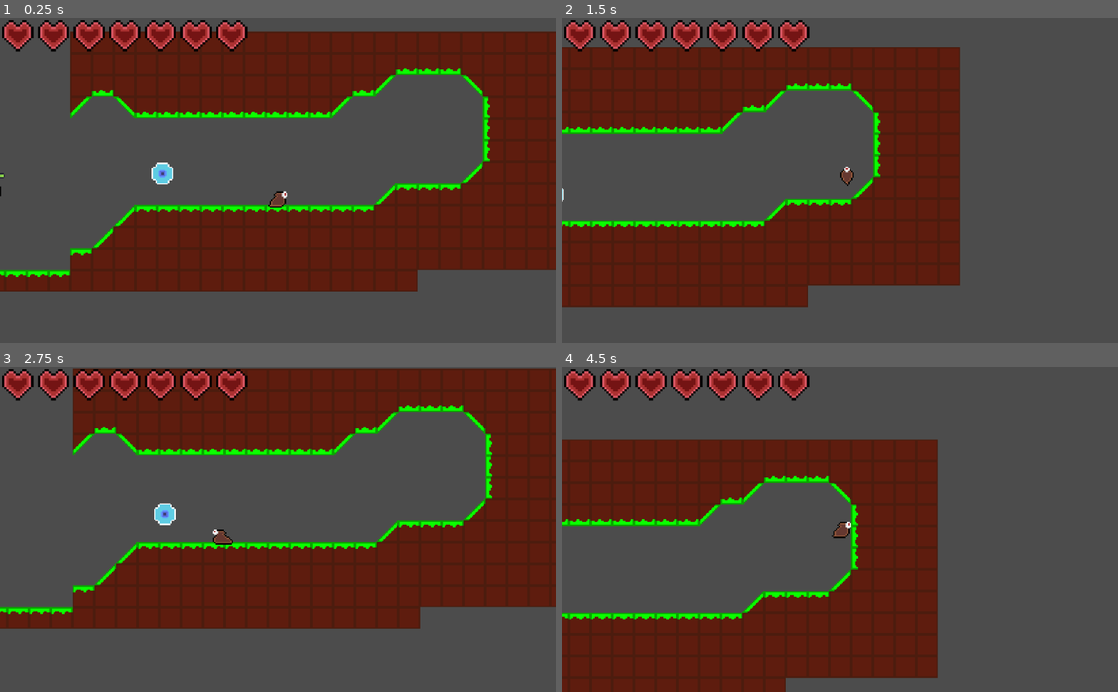
Above: before the commit, frames 1-4 (two rows, left to right).
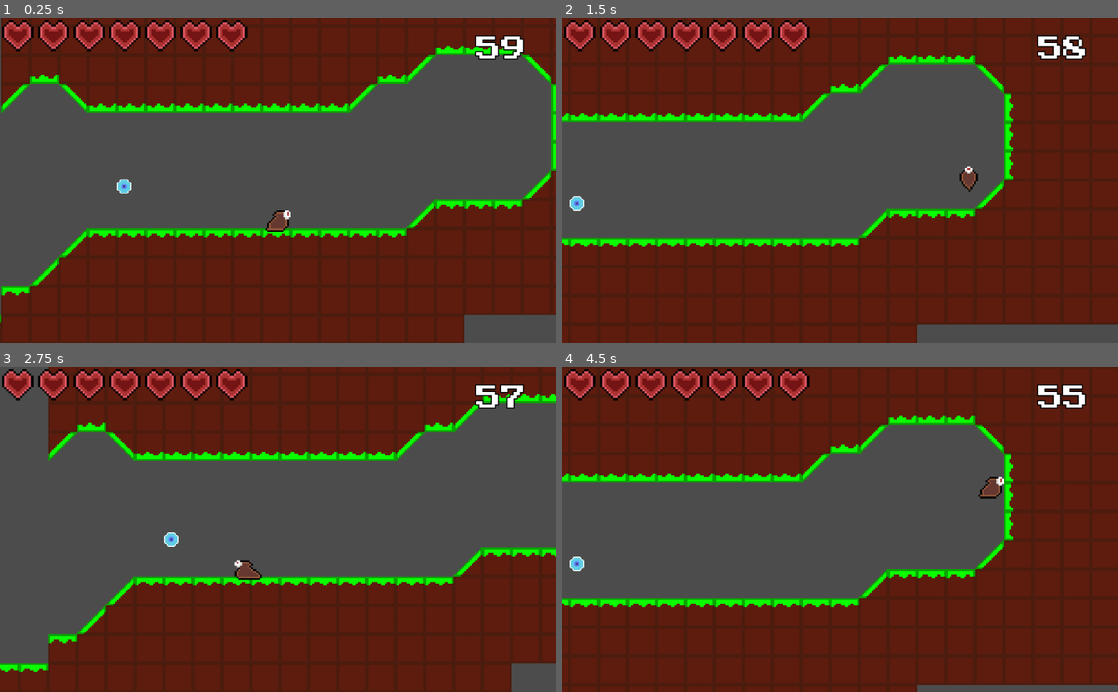
Above: after the commit, the same moments.

Repository: Shoter99/GameJamFirst
Game: Godot game, scene res://enviroment/level prefab/Level test.tscn
The game is run twice, just before and just after one commit, with the same random seed, the same clock (stepped at 60 frames per second) and the same inputs.
Inputs (mouse positions are in pixels of both pictures, inside the frame that each line leads up to):
- Up to frame 1 (0.25 s): no input
- Up to frame 2 (1.5 s): move the mouse to (962, 164) at 0.52 s; hold Shift (Slide) 0.53-1.28 s; hold Right (move_right) from 0.53 s (still down); tap Space (jump) at 0.77 s; move the mouse to (728, 196) at 1.27 s; click (728, 196) at 1.35 s
- Up to frame 3 (2.75 s): tap Space (jump) at 1.52 s; move the mouse to (333, 458) at 2.02 s; release Right (move_right) at 2.03 s; hold Left (move_left) from 2.03 s (still down); hold Shift (Slide) from 2.03 s (still down)
- Up to frame 4 (4.5 s): move the mouse to (812, 594) at 2.77 s; release Left (move_left) at 2.78 s; release Shift (Slide) at 2.78 s; hold Right (move_right) 2.78-4.28 s; click (812, 594) at 2.85 s; tap Space (jump) at 3.02, 3.77 s; move the mouse to (1006, 578) at 3.52 s; hold Shift (Slide) 3.53-4.28 s; move the mouse to (673, 480) at 4.27 s; hold Left (move_left) from 4.28 s (still down); click (673, 480) at 4.35 s

The runs differ from the first frame. In frame 1, 39% of the frame differs, in the area x 0-100%, y 0-100%; in frame 2, 54%; in frame 3, 43%; in frame 4, 56%.

Commit message:
added particles on enemy death, added timer and reset level after timeout

Diff:
--- a/Timer.tscn
+++ b/Timer.tscn
@@ -2,5 +2,5 @@
 
 [ext_resource path="res://timer.gd" type="Script" id=1]
 
-[node name="Node2D" type="Node2D"]
+[node name="Timer" type="Node2D"]
 script = ExtResource( 1 )
--- a/UI/HUD.gd
+++ b/UI/HUD.gd
@@ -2,11 +2,12 @@
 
 onready var full_heart := load("res://Sprites/heart_full.png")
 onready var empty_heart := load("res://Sprites/heart_empty.png")
-
+export var timeLeft = 60
 
 func _ready() -> void:
 	Global.connect("life_changed", self,"update_life")
 	update_life(Global.life)
+	$CanvasLayer/TimeLeft.text = str(timeLeft)
 
 func update_life(var life: int):
 	var max_life := Global.max_life
@@ -19,3 +20,11 @@
 			N.visible = true
 		else:
 			N.visible = false
+
+
+func _on_Timer_timeout():
+	Global.update_life(-Global.max_life)
+
+
+func _on_Timer_timeChanged(curr_time):
+	$CanvasLayer/TimeLeft.text = str(curr_time)
--- a/UI/HUD.tscn
+++ b/UI/HUD.tscn
@@ -1,7 +1,14 @@
-[gd_scene load_steps=3 format=2]
+[gd_scene load_steps=5 format=2]
 
 [ext_resource path="res://Sprites/heart_full.png" type="Texture" id=1]
 [ext_resource path="res://UI/HUD.gd" type="Script" id=2]
+[ext_resource path="res://fonts/Press_Start_2P/PressStart2P-Regular.ttf" type="DynamicFontData" id=3]
+
+[sub_resource type="DynamicFont" id=1]
+size = 46
+outline_size = 2
+outline_color = Color( 0, 0, 0, 1 )
+font_data = ExtResource( 3 )
 
 [node name="HUD" type="Control"]
 anchor_right = 1.0
@@ -66,3 +73,13 @@
 margin_right = 128.0
 margin_bottom = 16.0
 texture = ExtResource( 1 )
+
+[node name="TimeLeft" type="Label" parent="CanvasLayer"]
+anchor_left = 1.0
+anchor_right = 1.0
+margin_left = -147.0
+margin_top = 35.0
+margin_right = -55.0
+margin_bottom = 81.0
+custom_fonts/font = SubResource( 1 )
+text = "60"
--- a/entities/enemy/Enemy.gd
+++ b/entities/enemy/Enemy.gd
@@ -6,6 +6,8 @@
 
 export var enemyMaxHp: = 3
 export var enemyHp: = 3
+
+onready var death_particles := preload("res://enviroment/Particles/Enemy/EnemyParticles.tscn")
 
 func _ready():
 	velocity.x = 32
@@ -19,6 +21,9 @@
 	self.enemyHp = self.enemyHp - 1
 	emit_signal("enemy_health_changed", self.enemyHp)
 	if self.enemyHp == 0:
+		var effect := death_particles.instance()
+		effect.global_position = global_position
+		get_tree().current_scene.add_child(effect)
 		queue_free()
 
 func get_current_hp():
--- a/enviroment/Collectable.gd
+++ b/enviroment/Collectable.gd
@@ -1,6 +1,6 @@
 extends Area2D
 
-var CollectedEffect := preload("res://enviroment/CollectableEffect.tscn")
+var CollectedEffect := preload("res://enviroment/Particles/Collectable/CollectableEffect.tscn")
 
 func _on_Collectable_body_entered(body):
 	Global.collected += 1
--- a/enviroment/Collectable.tscn
+++ b/enviroment/Collectable.tscn
@@ -66,11 +66,13 @@
 script = ExtResource( 2 )
 
 [node name="CollisionShape2D" type="CollisionShape2D" parent="."]
+scale = Vector2( 0.5, 0.5 )
 shape = SubResource( 1 )
 
 [node name="Pivot" type="Position2D" parent="."]
 
 [node name="Sprite" type="Sprite" parent="Pivot"]
+scale = Vector2( 0.5, 0.5 )
 texture = ExtResource( 1 )
 
 [node name="AnimationPlayer" type="AnimationPlayer" parent="."]
--- a/enviroment/CollectableEffect.tscn
+++ b/enviroment/Particles/Collectable/CollectableEffect.tscn
@@ -1,6 +1,6 @@
-[gd_scene load_steps=5 format=2]
+[gd_scene load_steps=7 format=2]
 
-[ext_resource path="res://enviroment/CollectableEffect.gd" type="Script" id=1]
+[ext_resource path="res://enviroment/Particles/EffectsScripts.gd" type="Script" id=1]
 
 [sub_resource type="Gradient" id=5]
 offsets = PoolRealArray( 0.0833333, 1 )
@@ -9,19 +9,26 @@
 [sub_resource type="GradientTexture" id=6]
 gradient = SubResource( 5 )
 
+[sub_resource type="Curve" id=7]
+_data = [ Vector2( 0, 1 ), 0.0, 0.0, 0, 0, Vector2( 0.98324, 0.0147727 ), 0.0, 0.0, 0, 0 ]
+
+[sub_resource type="CurveTexture" id=8]
+curve = SubResource( 7 )
+
 [sub_resource type="ParticlesMaterial" id=4]
 emission_shape = 1
 emission_sphere_radius = 0.01
 flag_disable_z = true
 spread = 180.0
 gravity = Vector3( 0, 0, 0 )
-initial_velocity = 15.0
+initial_velocity = 10.0
 initial_velocity_random = 0.53
 angular_velocity = 145.45
 orbit_velocity = 0.0
 orbit_velocity_random = 0.0
 radial_accel = -2.02
 scale_random = 0.78
+scale_curve = SubResource( 8 )
 color = Color( 0.411765, 0.792157, 0.980392, 1 )
 color_ramp = SubResource( 6 )
 hue_variation = -0.06
@@ -30,7 +37,7 @@
 [node name="Particles2D" type="Particles2D"]
 z_index = -1
 emitting = false
-amount = 30
+amount = 50
 lifetime = 5.0
 one_shot = true
 speed_scale = 2.81
--- /dev/null
+++ b/enviroment/Particles/Enemy/EnemyParticles.tscn
@@ -0,0 +1,35 @@
+[gd_scene load_steps=5 format=2]
+
+[ext_resource path="res://enviroment/Particles/EffectsScripts.gd" type="Script" id=1]
+
+[sub_resource type="Curve" id=2]
+_data = [ Vector2( 0.446927, 1 ), 0.0, 0.0, 0, 0, Vector2( 1, 0.0170454 ), 0.0, 0.0, 0, 0 ]
+
+[sub_resource type="CurveTexture" id=3]
+curve = SubResource( 2 )
+
+[sub_resource type="ParticlesMaterial" id=1]
+lifetime_randomness = 0.4
+emission_shape = 1
+emission_sphere_radius = 1.0
+flag_disable_z = true
+spread = 180.0
+gravity = Vector3( 0, 20, 0 )
+initial_velocity = 20.0
+orbit_velocity = 0.0
+orbit_velocity_random = 0.0
+linear_accel = -14.14
+angle = 305.5
+scale_curve = SubResource( 3 )
+color = Color( 0.0313726, 0.556863, 0.313726, 1 )
+
+[node name="EnemyParticles" type="Particles2D"]
+position = Vector2( 0, -10 )
+emitting = false
+amount = 30
+lifetime = 1.5
+one_shot = true
+explosiveness = 1.0
+randomness = 0.43
+process_material = SubResource( 1 )
+script = ExtResource( 1 )
--- a/enviroment/level prefab/Level test.tscn
+++ b/enviroment/level prefab/Level test.tscn
@@ -1,10 +1,11 @@
-[gd_scene load_steps=16 format=2]
+[gd_scene load_steps=17 format=2]
 
 [ext_resource path="res://Player/Player.tscn" type="PackedScene" id=1]
 [ext_resource path="res://enviroment/blocks.png" type="Texture" id=2]
 [ext_resource path="res://entities/enemy/Enemy.tscn" type="PackedScene" id=3]
 [ext_resource path="res://enviroment/Collectable.tscn" type="PackedScene" id=4]
 [ext_resource path="res://UI/HUD.tscn" type="PackedScene" id=5]
+[ext_resource path="res://Timer.tscn" type="PackedScene" id=6]
 
 [sub_resource type="ConvexPolygonShape2D" id=3]
 points = PoolVector2Array( 0, 0, 16, 0, 16, 16, 0, 16 )
@@ -225,6 +226,10 @@
 9/z_index = 0
 
 [node name="Node2D" type="Node2D"]
+__meta__ = {
+"_edit_horizontal_guides_": [ 400.0, 208.0 ],
+"_edit_vertical_guides_": [ 655.0, 97.0 ]
+}
 
 [node name="TileMap" type="TileMap" parent="."]
 tile_set = SubResource( 1 )
@@ -239,8 +244,14 @@
 
 [node name="Camera2D" type="Camera2D" parent="KinematicBody2D"]
 current = true
-zoom = Vector2( 0.4, 0.4 )
+zoom = Vector2( 0.3, 0.3 )
+limit_left = 97
+limit_top = 208
+limit_right = 655
+limit_bottom = 400
+limit_smoothed = true
 smoothing_enabled = true
+smoothing_speed = 10.0
 
 [node name="HUD" parent="KinematicBody2D/Camera2D" instance=ExtResource( 5 )]
 margin_left = -423.0
@@ -253,3 +264,9 @@
 
 [node name="Collectable" parent="." instance=ExtResource( 4 )]
 position = Vector2( 356, 317 )
+
+[node name="Timer" parent="." instance=ExtResource( 6 )]
+position = Vector2( 331, 307 )
+
+[connection signal="timeChanged" from="Timer" to="KinematicBody2D/Camera2D/HUD" method="_on_Timer_timeChanged"]
+[connection signal="timeout" from="Timer" to="KinematicBody2D/Camera2D/HUD" method="_on_Timer_timeout"]
--- a/timer.gd
+++ b/timer.gd
@@ -1,10 +1,13 @@
 extends Node2D
+
+signal timeChanged(curr_time)
 
 export var time : float = 60
 var timer : float = 0
 signal timeout
 func _process(delta):
 	timer += delta
+	emit_signal("timeChanged", floor(time-timer))
 	if timer > time:
 		timer = 0
 		emit_signal('timeout')
Renamed: enviroment/CollectableEffect.gd -> enviroment/Particles/EffectsScripts.gd
Not shown, added: fonts/Press_Start_2P/OFL.txt
Binary file added: fonts/Press_Start_2P/PressStart2P-Regular.ttf
Not shown, added: fonts/Press_Start_2P.zip
